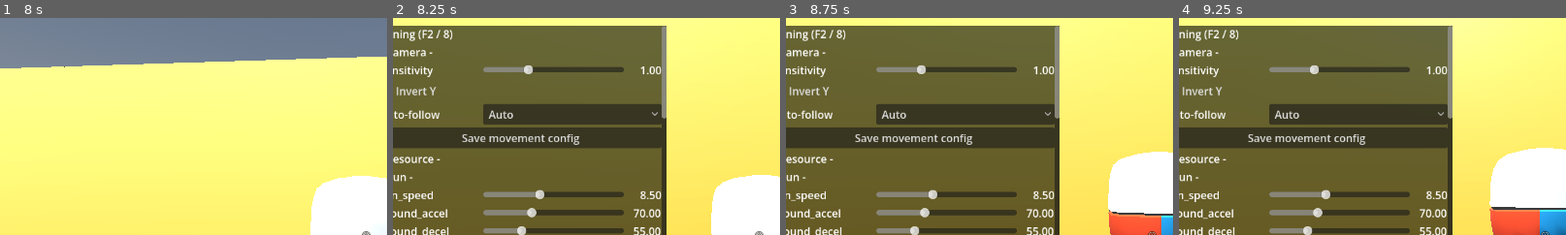
Above: before the commit, frames 1-4 (left to right).
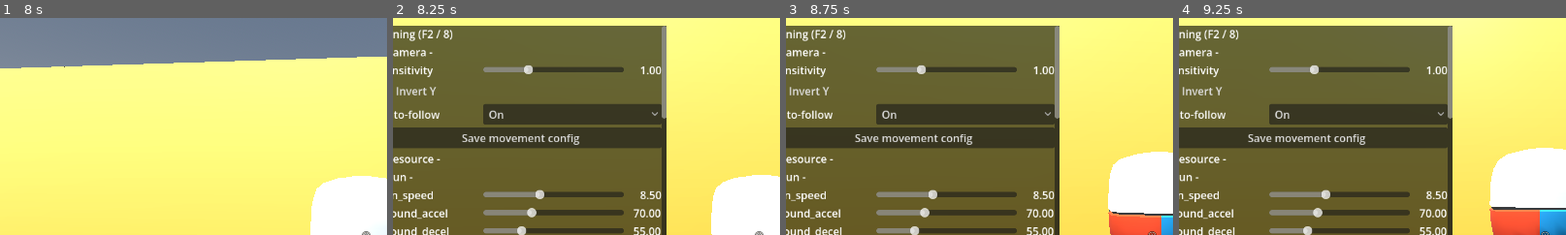
Above: after the commit, the same moments.

Repository: bistlaudio/Attimo
Game: Godot game, scene res://scenes/test/movement_gym.tscn
Same seed, same stepped clock (60 frames per second), same inputs: the game is played once before the commit and once after it.
Inputs (mouse positions are % of the whole screen's width and height, from its top left):
- Up to frame 1 (8 s): tap Enter at 0.5 s; move the mouse to (55, 50) at 0.52 s; hold Right mouse button (aim) 0.53-1.28 s; hold W (move_forward) 0.53-5.78 s; click (55, 50) at 0.67 s; tap Space (jump) at 0.77, 1.52, 3.02, 3.77, 4.52, 6.02, 6.77, 7.52 s; move the mouse to (45, 50) at 1.27 s; tap Middle mouse button (camera_recenter) at 1.35 s; move the mouse to (52, 48) at 2.02 s; hold Shift (dash) 2.03-2.78 s; move the mouse to (49, 52) at 2.77 s; tap E (interact) at 2.85 s; click (49, 52) at 2.92 s; move the mouse to (57, 51) at 3.52 s; tap Mouse wheel down (module_next) at 3.6 s; move the mouse to (42, 49) at 4.27 s; tap Mouse wheel up (module_prev) at 4.35 s; move the mouse to (51, 50) at 5.02 s; click (51, 50) at 5.1 s; move the mouse to (46, 48) at 5.77 s; hold D (move_right) 5.78-6.53 s; tap Q at 5.85 s; move the mouse to (55, 50) at 6.52 s; hold W (move_forward) from 6.53 s (still down); tap K at 6.6 s; move the mouse to (45, 50) at 7.27 s; tap Ctrl at 7.35 s; click (45, 50) at 7.42 s
- Up to frame 2 (8.25 s): keep holding W (move_forward); move the mouse to (52, 48) at 8.02 s; tap 8 at 8.1 s
- Up to frame 3 (8.75 s): keep holding W (move_forward)
- Up to frame 4 (9.25 s): release W (move_forward) at 8.75 s; drag from (45, 70) to (20, 35) at 8.77 s
The pictures show only the part of the screen within x 3-53%, y 0-50%; the shares and areas given below are measured in that part.

Frame 1 is identical in both runs. In frame 2, 0.2% of the frame differs, in the area x 24-32%, y 42-47%; in frame 3, 0.2%; in frame 4, 0.2%.

Commit message:
feat(261123-l8y): camera auto-follow on by default for keyboard and mouse
The D-16 auto-follow swing (camera turns behind the character while
strafing with A/D) only ran after joypad input in the default 'auto'
mode. Default is now 'on'; 'auto' and 'off' stay selectable in F2.

Co-Authored-By: Claude Opus 5.5 <noreply@anthropic.com>

Diff:
--- a/attimo/scripts/camera/camera_settings.gd
+++ b/attimo/scripts/camera/camera_settings.gd
@@ -13,7 +13,7 @@
 const DEFAULT_SENSITIVITY: float = 1.0
 ## Order used by the 02-12 selector.
 const AUTO_FOLLOW_MODES: Array[String] = ["auto", "on", "off"]
-const DEFAULT_AUTO_FOLLOW_MODE: String = "auto"
+const DEFAULT_AUTO_FOLLOW_MODE: String = "on"
 ## A28: text containing any of these constructor-like names followed by "(" is rejected before ConfigFile parses it
 ## (defense in depth). Godot's variant parser skips whitespace between the name and the parenthesis, so the test allows
 ## any whitespace there (WR-05). The per-field type checks below remain the real guard.
--- a/attimo/tests/smoke/test_camera_controls.gd
+++ b/attimo/tests/smoke/test_camera_controls.gd
@@ -127,16 +127,16 @@
 	loaded = _load_with(TEST_PATH_B, "invert_y=7")
 	check.call(not loaded.invert_y, "(c) invert_y = 7 loads as false")
 	loaded = _load_with(TEST_PATH_B, "auto_follow_mode=\"sideways\"")
-	check.call(loaded.auto_follow_mode == "auto", "(c) auto_follow_mode \"sideways\" loads as auto ('%s')" % loaded.auto_follow_mode)
+	check.call(loaded.auto_follow_mode == CameraSettings.DEFAULT_AUTO_FOLLOW_MODE, "(c) auto_follow_mode \"sideways\" loads as the default ('%s')" % loaded.auto_follow_mode)
 	loaded = _load_with(TEST_PATH_B, "auto_follow_mode=\"ON\"")
-	check.call(loaded.auto_follow_mode == "auto", "(c) auto_follow_mode \"ON\" loads as auto ('%s')" % loaded.auto_follow_mode)
+	check.call(loaded.auto_follow_mode == CameraSettings.DEFAULT_AUTO_FOLLOW_MODE, "(c) auto_follow_mode \"ON\" loads as the default ('%s')" % loaded.auto_follow_mode)
 	loaded = _load_with(TEST_PATH_B, "auto_follow_mode=5")
-	check.call(loaded.auto_follow_mode == "auto", "(c) auto_follow_mode 5 loads as auto ('%s')" % loaded.auto_follow_mode)
+	check.call(loaded.auto_follow_mode == CameraSettings.DEFAULT_AUTO_FOLLOW_MODE, "(c) auto_follow_mode 5 loads as the default ('%s')" % loaded.auto_follow_mode)
 	loaded = _load_with(TEST_PATH_B, "auto_follow_mode=\"off\"")
 	check.call(loaded.auto_follow_mode == "off", "(c) a valid auto_follow_mode \"off\" is kept ('%s')" % loaded.auto_follow_mode)
 
 	loaded = _load_with(TEST_PATH_B, "invert_y=true\nsensitivity=2.5\nauto_follow_mode=\"on\"\nextra=Object(Resource,\"script\":null)")
-	check.call(is_equal_approx(loaded.sensitivity, 1.0) and not loaded.invert_y and loaded.auto_follow_mode == "auto", "(c) a file with Object( syntax loads all defaults")
+	check.call(is_equal_approx(loaded.sensitivity, 1.0) and not loaded.invert_y and loaded.auto_follow_mode == CameraSettings.DEFAULT_AUTO_FOLLOW_MODE, "(c) a file with Object( syntax loads all defaults")
 	# WR-05: whitespace between the name and the parenthesis does not slip past the filter.
 	for gap: String in [" ", "\t", "  "]:
 		for name: String in ["Object", "Resource", "SubResource", "ExtResource"]:
@@ -145,7 +145,7 @@
 
 	_cleanup_file(TEST_PATH_C)
 	loaded = CameraSettings.load_from(TEST_PATH_C)
-	check.call(is_equal_approx(loaded.sensitivity, 1.0) and not loaded.invert_y and loaded.auto_follow_mode == "auto", "(c) a missing file loads all defaults")
+	check.call(is_equal_approx(loaded.sensitivity, 1.0) and not loaded.invert_y and loaded.auto_follow_mode == CameraSettings.DEFAULT_AUTO_FOLLOW_MODE, "(c) a missing file loads all defaults")
 
 
 # (d) saving outside user:// is refused and creates nothing (T-02-15).
